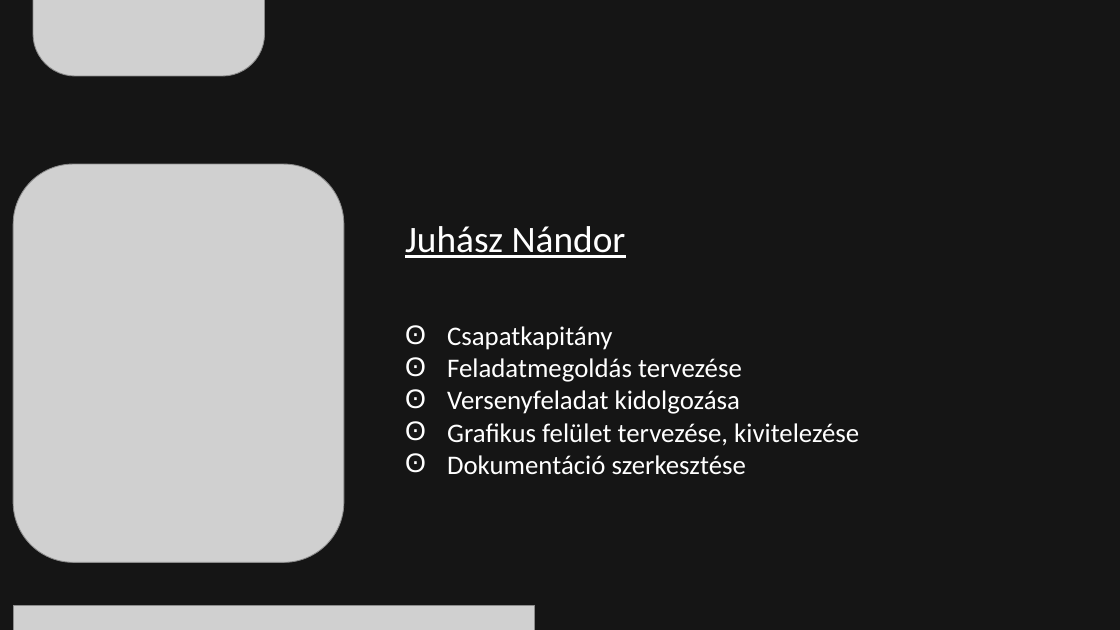
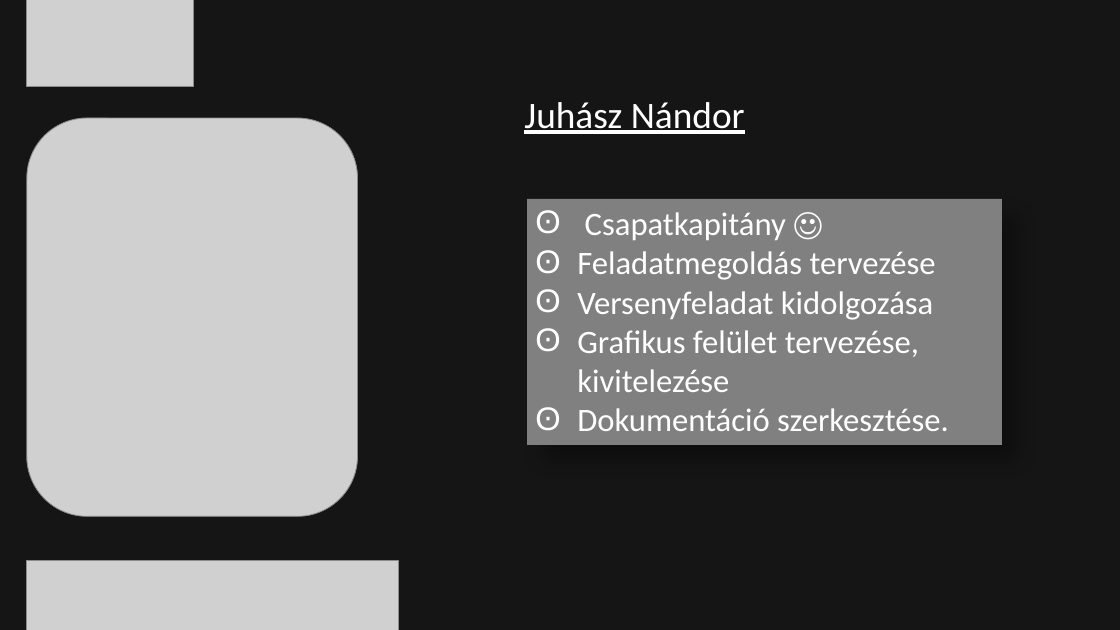
Before and after one commit to bankuti-gk/VBJCode, a slide deck: slide 7 of VBJCode.ppsx (slide 8 before the commit). Drawn at 1120x630 pixels with LibreOffice and Linux fonts; fonts in the diff are those of the drawing; grey boxes stand for pictures; background and template pictures are left out; a plain dark background stands for a picture behind light text. Boxes give left, top, right and bottom in pixels: in the first picture for what was removed or moved away, otherwise in the second. Text is boxed around its words. In the diff, an @@ line names an element or a change of style, - is before the commit and + after.

```diff
--- a/VBJCode.ppsx
+++ b/VBJCode.ppsx
@@ picture resized from (x1=33, y1=0, x2=265, y2=76) to (x1=27, y1=0, x2=194, y2=87) @@
@@ text "Juhász Nándor" moved from (x1=405, y1=226, x2=626, y2=258) to (x1=524, y1=102, x2=745, y2=134) @@
@@ picture moved from (x1=13, y1=164, x2=344, y2=562) to (x1=27, y1=118, x2=358, y2=517) @@
@@ rectangle "Csapatkapitány ☺" resized from (x1=447, y1=326, x2=859, y2=475) to (x1=527, y1=199, x2=1002, y2=445) @@
@@ rectangle "Csapatkapitány ☺" at (x1=527, y1=199, x2=1002, y2=445): fill none to #808080; shadow on @@
@@ text in rectangle at (x1=585, y1=212, x2=786, y2=240): text changed; size 23 to 28 pt @@
-ʘ Csapatkapitány
+ʘ Csapatkapitány ☺
@@ text in rectangle at (x1=577, y1=251, x2=936, y2=392): size 23 to 28 pt in "Feladatmegoldás tervezése", "Versenyfeladat kidolgozása", "Grafikus felület tervezése, kivitelezése" @@
@@ text in rectangle at (x1=577, y1=408, x2=949, y2=431): text changed; size 23 to 28 pt @@
-ʘ Dokumentáció szerkesztése
+ʘ Dokumentáció szerkesztése.
@@ picture resized from (x1=13, y1=606, x2=535, y2=630) to (x1=27, y1=560, x2=398, y2=630) @@
```
Also in this commit, not shown: 10 other slides changed, 1 slide removed.
